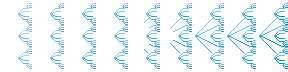
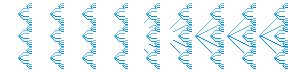
Layered file, before and after one edit (288 × 72). Changes by layer:
pixels changed over [18,3,256,69] (layer not identified)
